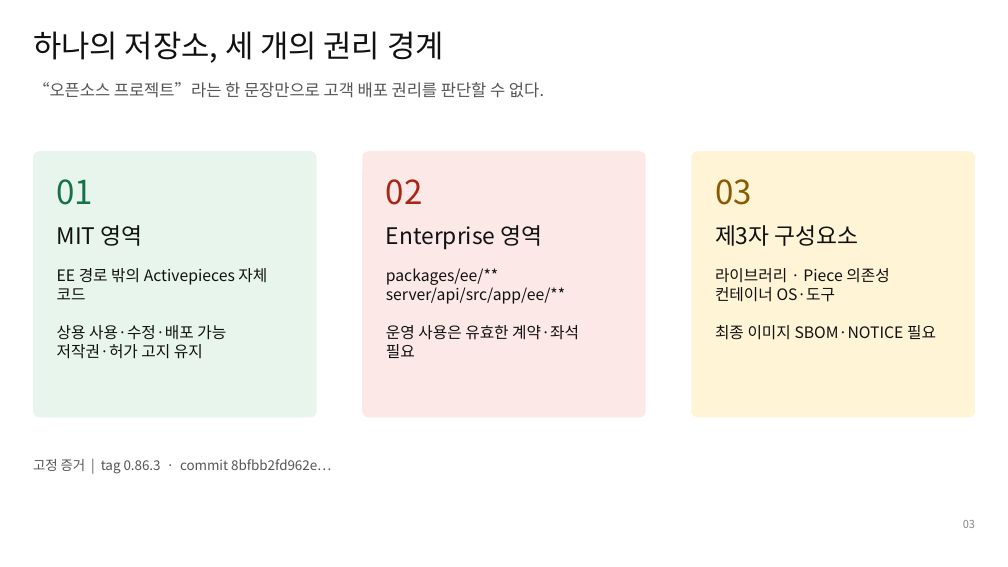
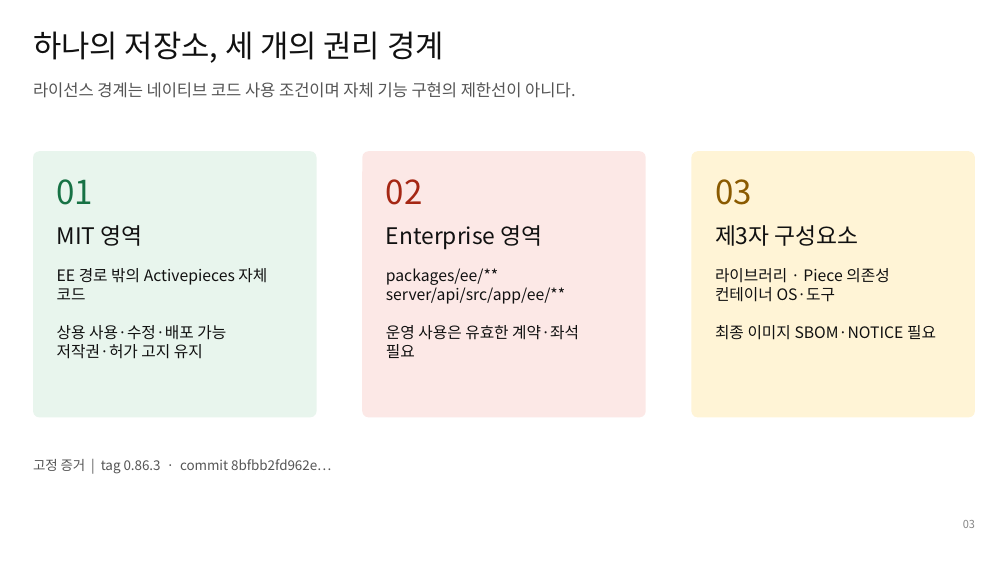
Before and after one commit to ablecloud-team/ablestack-techflow, a slide deck: slide 3 of output/presentation/activepieces-license-review.pptx. Drawn at 1008x567 pixels with LibreOffice and Linux fonts; fonts in the diff are those of the drawing. Boxes give left, top, right and bottom in pixels: in the first picture for what was removed or moved away, otherwise in the second. Text is boxed around its words. In the diff, an @@ line names an element or a change of style, - is before the commit and + after.

Commit message:
docs: TechFlow 자체 구현 원칙 명확화

```diff
--- a/output/presentation/activepieces-license-review.pptx
+++ b/output/presentation/activepieces-license-review.pptx
@@ text at (33, 82, 576, 98): text changed @@
-“오픈소스 프로젝트”라는 한 문장만으로 고객 배포 권리를 판단할 수 없다.
+라이선스 경계는 네이티브 코드 사용 조건이며 자체 기능 구현의 제한선이 아니다.
```
Also in this commit, not shown: 7 other slides changed, 1 slide added, 1 slide removed, 9 other files.
